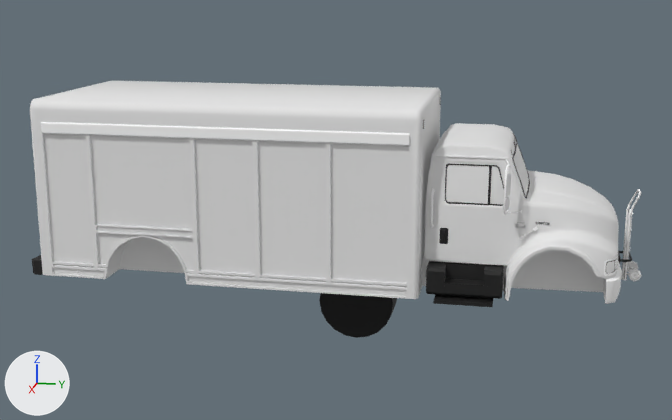
Two versions of the glTF model dealership/public/midnight-club-los-angeles/previews/va_rstr_soda_07.glb, one commit apart.
Camera for both pictures: a 50 mm camera at (13.0, 2.25, 4.56) aimed at (-0.01, -0.35, 1.31). Every picture has the same lights, and +X, +Y and +Z are marked at lower left. The first picture is the older version. Vertices at exactly the same position are counted once.

Before the edit, the objects in view are built like this:
```python
ob_va_rstr_soda_07_resources_vehicle_va_rstr_soda_07_body_lod_0_xrsc_vroot = bpy.data.objects.new('va_rstr_soda_07/resources/vehicle/va_rstr_soda_07/body_lod_0.xrsc@vroot', me_va_rstr_soda_07_resources_vehicle_va_rstr_soda_07_body_lod_0_xrsc)
ob_va_rstr_soda_07_resources_vehicle_va_rstr_soda_07_body_lod_0_xrsc_vroot.location = (0.0, 0.0, 0.0)
```
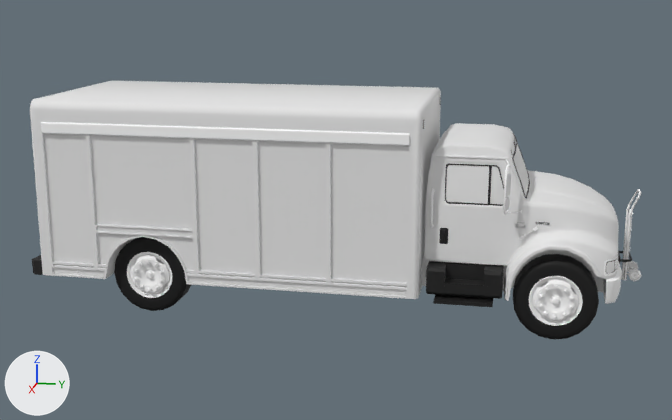
Boxes [x1, y1, x2, y2] around the edits, measured in the pictures (672 x 420 px):
'va_rstr_soda_07/resources/vehicle/va_rstr_soda_07/body_lod_0.xrsc@vroot', reshaped (12% shorter)
    before: [30, 81, 641, 338]
    after: [30, 81, 622, 307]
'va_rstr_soda_07/resources/vehicle/va_rstr_soda_07/body_lod_0.xrsc@resource_root/model3', added
    after: [513, 254, 599, 339]
'va_rstr_soda_07/resources/vehicle/va_rstr_soda_07/body_lod_0.xrsc@resource_root/model7', added
    after: [114, 237, 191, 311]
'va_rstr_soda_07/resources/vehicle/va_rstr_soda_07/body_lod_0.xrsc@resource_root/model2', added
    after: [528, 276, 583, 326]
'va_rstr_soda_07/resources/vehicle/va_rstr_soda_07/body_lod_0.xrsc@resource_root/model6', added
    after: [127, 252, 173, 298]
part 1 of me_va_rstr_soda_07_resources_vehicle_va_rstr_soda_07_body_lod_0_xrsc, deleted
    before: [319, 189, 641, 338]

The change, as a diff of the scene's bpy script:
```diff
--- a/dealership/public/midnight-club-los-angeles/previews/va_rstr_soda_07.glb.py
+++ b/dealership/public/midnight-club-los-angeles/previews/va_rstr_soda_07.glb.py
@@ me_va_rstr_soda_07_resources_vehicle_va_rstr_soda_07_body_lod_0_xrsc @@
-me_va_rstr_soda_07_resources_vehicle_va_rstr_soda_07_body_lod_0_xrsc.from_pydata(...)  # 5145 vertices, 9074 faces; spans x -1.4..1.4, y -4.52..3.96, z -0.55..2.98
+me_va_rstr_soda_07_resources_vehicle_va_rstr_soda_07_body_lod_0_xrsc.from_pydata(...)  # 2789 vertices, 4876 faces; spans x -1.4..1.4, y -4.52..3.63, z 0.46..2.98
+# me_va_rstr_soda_07_resources_vehicle_va_rstr_soda_07_body_lod_0_xrsc part 1: 70 loose pieces with 2342 vertices, spanning x -0.94..0.94, y -0.55..3.96, z -0.55..2.21, are deleted
+# other edits to the shape of me_va_rstr_soda_07_resources_vehicle_va_rstr_soda_07_body_lod_0_xrsc do not show in these pictures
 me_va_rstr_soda_07_resources_vehicle_va_rstr_soda_07_body_lod_0_xrsc.materials.append(mat_va_rstr_soda_07_resources_vehicle_va_rstr_soda_07_body_lod_0_xrsc_shader0)
-me_va_rstr_soda_07_resources_vehicle_va_rstr_soda_07_body_lod_0_xrsc.materials.append(mat_va_rstr_soda_07_resources_vehicle_va_rstr_soda_07_body_lod_0_xrsc_shader1)
 me_va_rstr_soda_07_resources_vehicle_va_rstr_soda_07_body_lod_0_xrsc.materials.append(mat_va_rstr_soda_07_resources_vehicle_va_rstr_soda_07_body_lod_0_xrsc_shader3)
@@ ob_va_rstr_soda_07_resources_vehicle_va_rstr_soda_07_body_lod_0_xrsc_resource_root_model7 @@
+ob_va_rstr_soda_07_resources_vehicle_va_rstr_soda_07_body_lod_0_xrsc_resource_root_model7 = bpy.data.objects.new('va_rstr_soda_07/resources/vehicle/va_rstr_soda_07/body_lod_0.xrsc@resource_root/model7', me_va_rstr_soda_07_resources_vehicle_va_rstr_soda_07_body_lod_0_xrsc_007)  # 100 vertices, 178 faces; spans x -0.279..0.046, y -0.546..0.546, z -0.546..0.546
+ob_va_rstr_soda_07_resources_vehicle_va_rstr_soda_07_body_lod_0_xrsc_resource_root_model7.location = (1.18, -2.79, 0.54)
@@ ob_va_rstr_soda_07_resources_vehicle_va_rstr_soda_07_body_lod_0_xrsc_resource_root_model6 @@
+ob_va_rstr_soda_07_resources_vehicle_va_rstr_soda_07_body_lod_0_xrsc_resource_root_model6 = bpy.data.objects.new('va_rstr_soda_07/resources/vehicle/va_rstr_soda_07/body_lod_0.xrsc@resource_root/model6', me_va_rstr_soda_07_resources_vehicle_va_rstr_soda_07_body_lod_0_xrsc_006)  # 430 vertices, 726 faces; spans x -0.23..0.109, y -0.343..0.343, z -0.343..0.343; in mat_va_rstr_soda_07_resources_vehicle_va_rstr_soda_07_body_lod_0_xrsc_shader0 (picture img_va_rstr_soda_07_resources_vehicle_va_rstr_soda_07_body_lod_0_xrsc_swatch_white_dds_196608)
+ob_va_rstr_soda_07_resources_vehicle_va_rstr_soda_07_body_lod_0_xrsc_resource_root_model6.location = (1.18, -2.79, 0.54)
@@ ob_va_rstr_soda_07_resources_vehicle_va_rstr_soda_07_body_lod_0_xrsc_resource_root_model3 @@
+ob_va_rstr_soda_07_resources_vehicle_va_rstr_soda_07_body_lod_0_xrsc_resource_root_model3 = bpy.data.objects.new('va_rstr_soda_07/resources/vehicle/va_rstr_soda_07/body_lod_0.xrsc@resource_root/model3', me_va_rstr_soda_07_resources_vehicle_va_rstr_soda_07_body_lod_0_xrsc_003)  # 100 vertices, 178 faces; spans x -0.194..0.131, y -0.546..0.546, z -0.546..0.546
+ob_va_rstr_soda_07_resources_vehicle_va_rstr_soda_07_body_lod_0_xrsc_resource_root_model3.location = (1.09, 2.79, 0.54)
@@ ob_va_rstr_soda_07_resources_vehicle_va_rstr_soda_07_body_lod_0_xrsc_resource_root_model2 @@
+ob_va_rstr_soda_07_resources_vehicle_va_rstr_soda_07_body_lod_0_xrsc_resource_root_model2 = bpy.data.objects.new('va_rstr_soda_07/resources/vehicle/va_rstr_soda_07/body_lod_0.xrsc@resource_root/model2', me_va_rstr_soda_07_resources_vehicle_va_rstr_soda_07_body_lod_0_xrsc_002)  # 430 vertices, 726 faces; spans x -0.146..0.194, y -0.343..0.343, z -0.343..0.343; in mat_va_rstr_soda_07_resources_vehicle_va_rstr_soda_07_body_lod_0_xrsc_shader0 (picture img_va_rstr_soda_07_resources_vehicle_va_rstr_soda_07_body_lod_0_xrsc_swatch_white_dds_196608)
+ob_va_rstr_soda_07_resources_vehicle_va_rstr_soda_07_body_lod_0_xrsc_resource_root_model2.location = (1.09, 2.79, 0.54)
```
